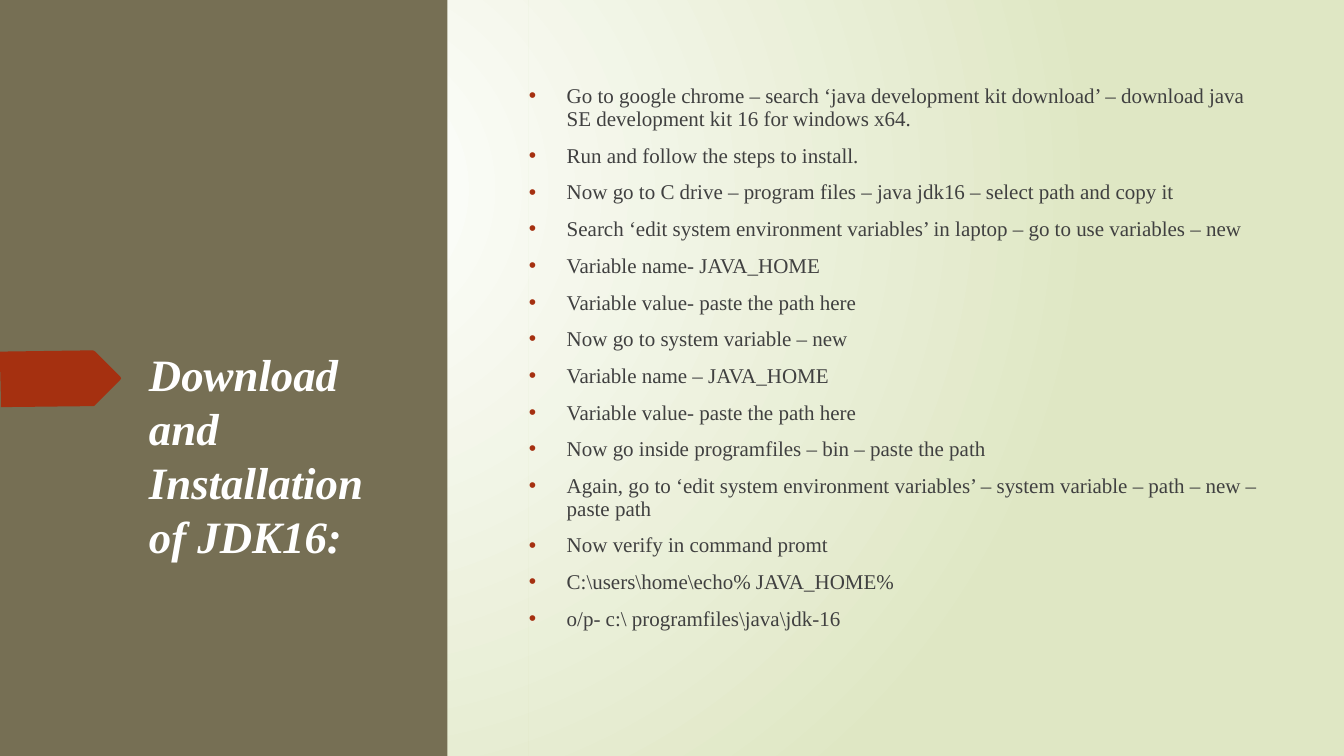
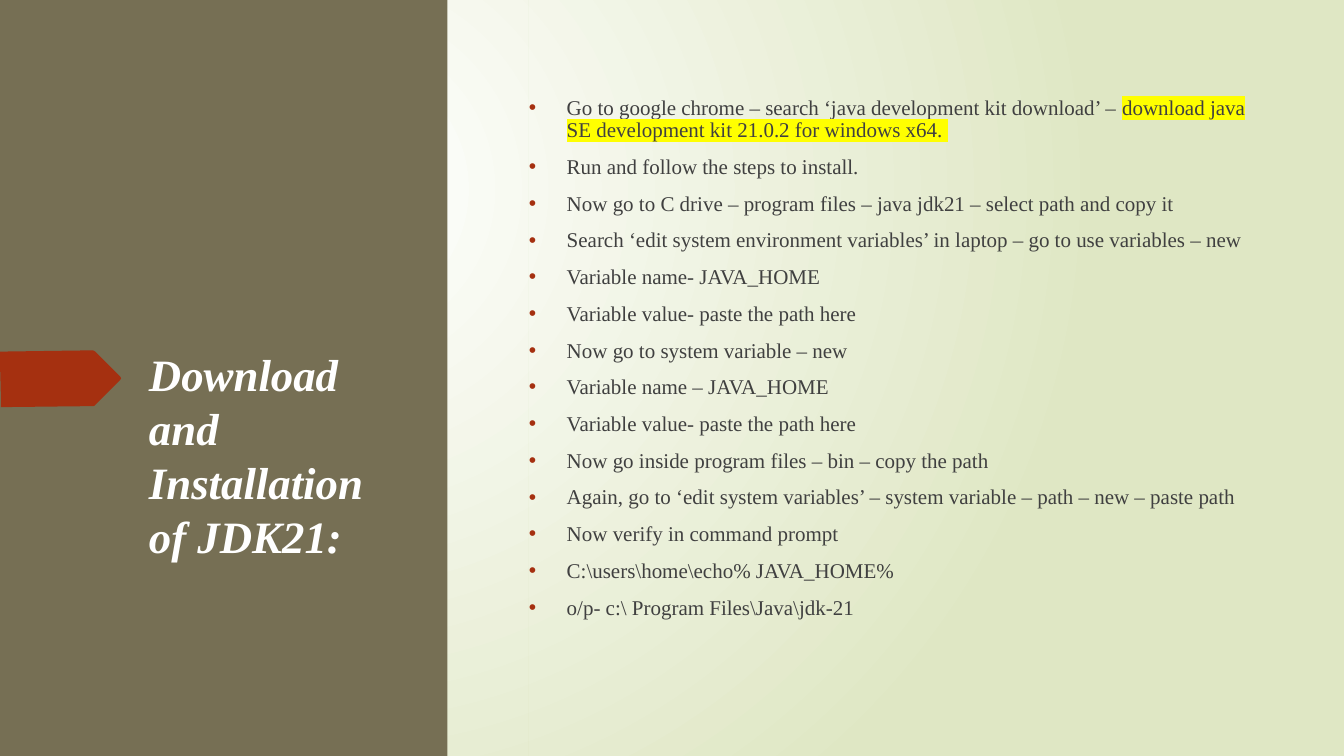
Before and after one commit to Ashok1012/test, a slide deck: slide 41 of DevOps.pptx. Drawn at 1344x756 pixels with LibreOffice and Linux fonts; fonts in the diff are those of the drawing. Boxes give left, top, right and bottom in pixels: in the first picture for what was removed or moved away, otherwise in the second. Text is boxed around its words. In the diff, an @@ line names an element or a change of style, - is before the commit and + after.

```diff
--- a/DevOps.pptx
+++ b/DevOps.pptx
@@ text at (567, 100, 1245, 142): text changed @@
-• Go to google chrome – search ‘java development kit download’ – download java SE development kit 16 for windows x64.
+• Go to google chrome – search ‘java development kit download’ – download java SE development kit 21.0.2 for windows x64.
@@ text at (567, 196, 1174, 216): text changed @@
-• Now go to C drive – program files – java jdk16 – select path and copy it
+• Now go to C drive – program files – java jdk21 – select path and copy it
@@ title at (149, 360, 363, 562): text changed @@
-Download and Installation of JDK16:
+Download and Installation of JDK21:
@@ text at (567, 453, 1235, 546): text changed @@
-• Now go inside programfiles – bin – paste the path
-• Again, go to ‘edit system environment variables’ – system variable – path – new – paste path
-• Now verify in command promt
+• Now go inside program files – bin – copy the path
+• Again, go to ‘edit system variables’ – system variable – path – new – paste path
+• Now verify in command prompt
@@ text at (567, 600, 853, 619): text changed @@
-• o/p- c:\ programfiles\java\jdk-16
+• o/p- c:\ Program Files\Java\jdk-21
```
Also in this commit, not shown: 48 other slides changed, 9 slides added, 2 slides removed.
